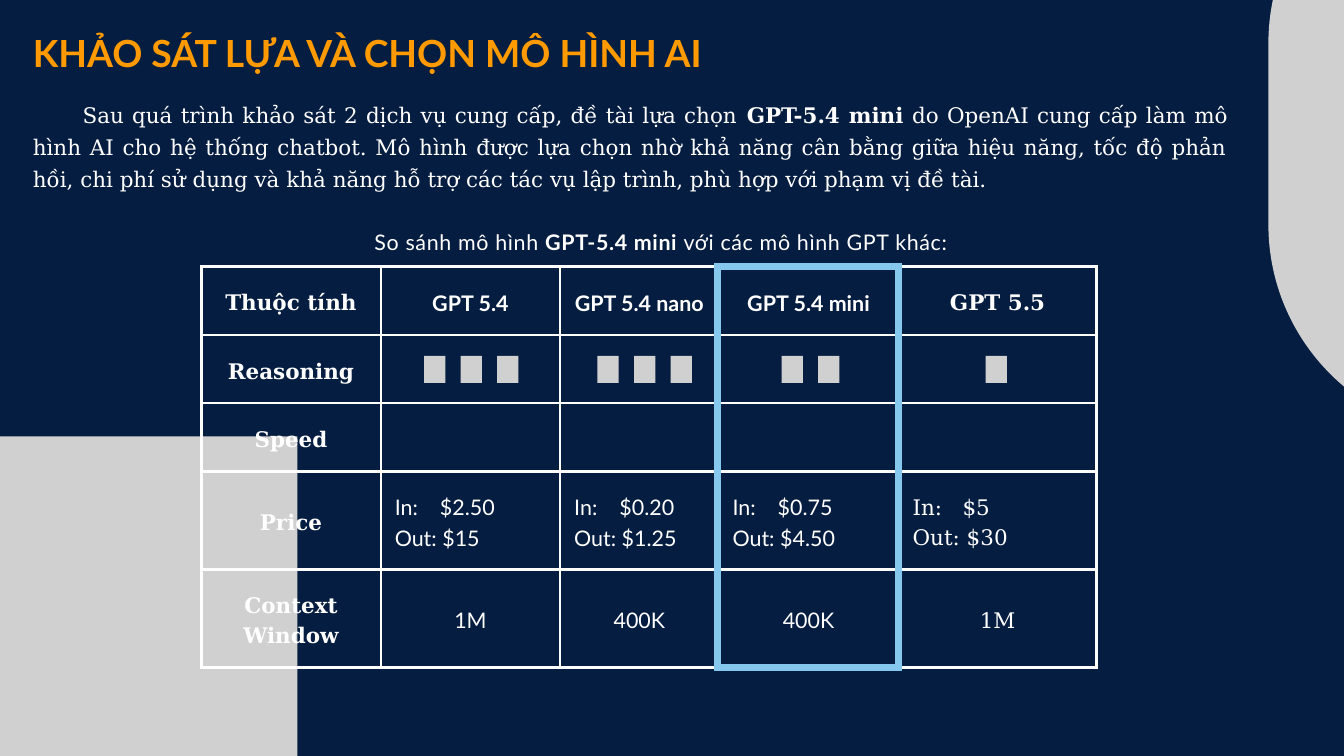
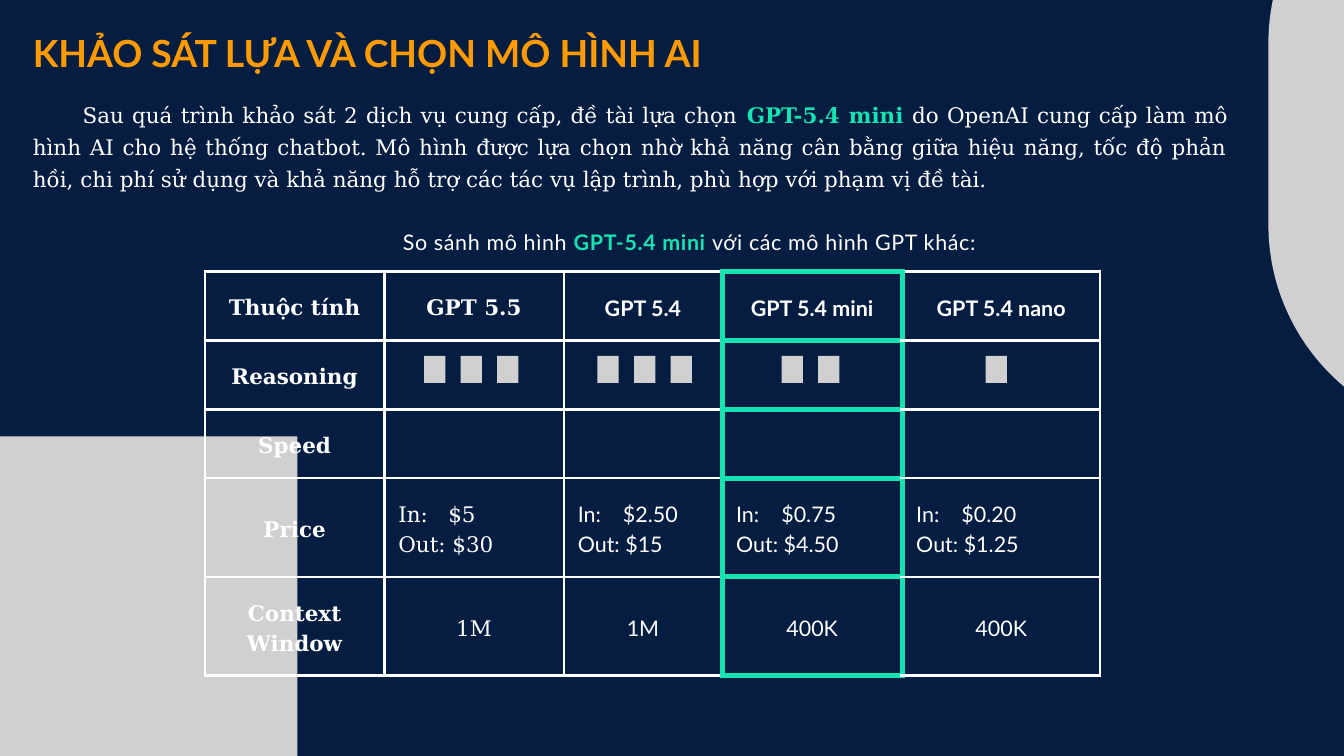
Before and after one commit to nguyenhuynhchi/tn-da22tta-110122001-nguyenhuynhchi-ai-support-program, a slide deck: slide 6 of docs/Slide KLTN.pptx. Drawn at 1344x756 pixels with LibreOffice and Linux fonts; fonts in the diff are those of the drawing; grey boxes stand for pictures; background and template pictures are left out. Boxes give left, top, right and bottom in pixels: in the first picture for what was removed or moved away, otherwise in the second. Text is boxed around its words. In the diff, an @@ line names an element or a change of style, - is before the commit and + after.

```diff
--- a/docs/Slide KLTN.pptx
+++ b/docs/Slide KLTN.pptx
@@ text "Sau quá trình khảo sát ..." at (33, 105, 1227, 192): text colour #FFFFFF to #17E3B2 in "GPT-5.4 mini" @@
@@ text "So sánh mô hình GPT-5.4 ..." at (403, 234, 976, 250): text colour #FFFFFF to #17E3B2 in "GPT-5.4 mini" @@
@@ freeform shape removed at (718, 267, 898, 668) @@
@@ table at (205, 271, 1101, 675) @@
-row 1: Thuộc tính | GPT 5.4 | GPT 5.4 nano | GPT 5.4 mini | GPT 5.5
+row 1: Thuộc tính | GPT 5.5 | GPT 5.4 | GPT 5.4 mini | GPT 5.4 nano
-row 4: Price | In: $2.50 / Out: $15 | In: $0.20 / Out: $1.25 | In: $0.75 / Out: $4.50 | In: $5 / Out: $30
+row 4: Price | In: $5 / Out: $30 | In: $2.50 / Out: $15 | In: $0.75 / Out: $4.50 | In: $0.20 / Out: $1.25
-row 5, column 3: 400K
+row 5, column 3: 1M
-row 5, column 5: 1M
+row 5, column 5: 400K
@@ font Lato to DejaVu Serif in "1M" @@
@@ borders changed @@
@@ table: place and size @@
-table at (202, 267, 1097, 668)
+table at (205, 271, 1101, 675)
```
Also in this commit, not shown: 9 other slides changed, 2 slides added, 21 other files.
